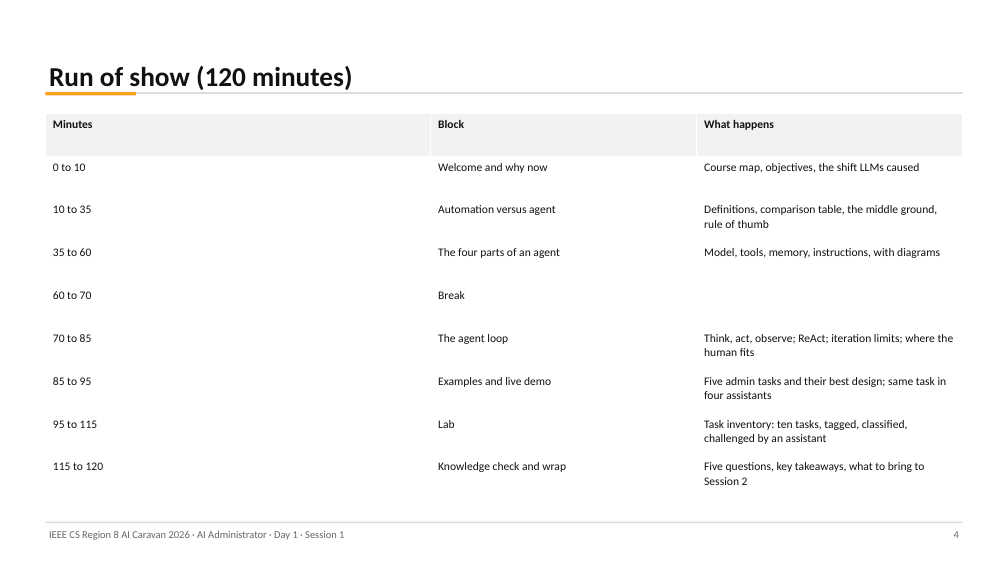
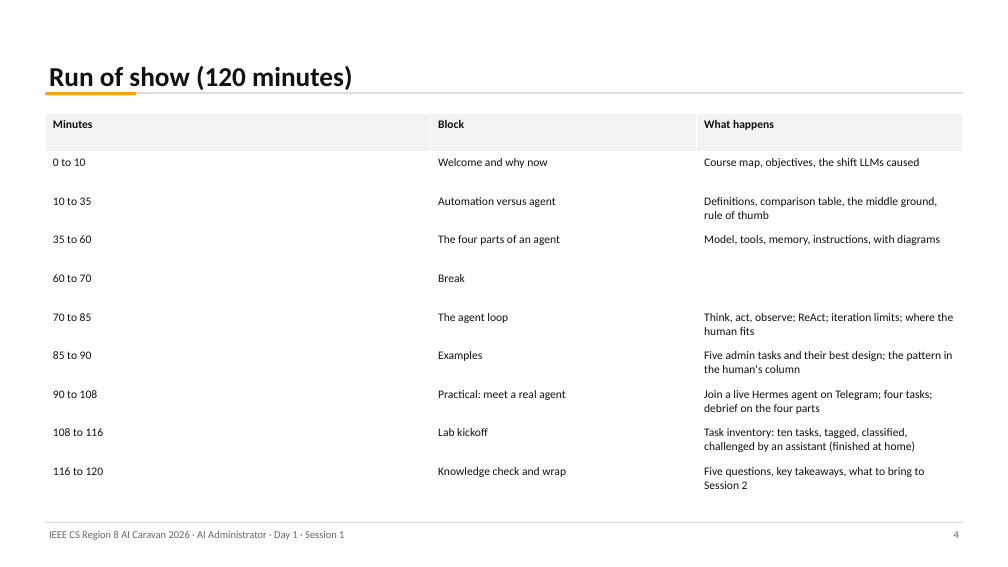
Before and after one commit to abedbanna/snippet-vault, a slide deck: slide 4 of instructor/ai-administrator/out/day1/Day1_S1_Foundations.pptx. Drawn at 1008x567 pixels with LibreOffice and Linux fonts; fonts in the diff are those of the drawing. Boxes give left, top, right and bottom in pixels: in the first picture for what was removed or moved away, otherwise in the second. Text is boxed around its words. In the diff, an @@ line names an element or a change of style, - is before the commit and + after.

```diff
--- a/instructor/ai-administrator/out/day1/Day1_S1_Foundations.pptx
+++ b/instructor/ai-administrator/out/day1/Day1_S1_Foundations.pptx
@@ table at bbox=[45, 113, 963, 499] @@
-row 7: 85 to 95 | Examples and live demo | Five admin tasks and their best design; same task in four assistants
-row 8: 95 to 115 | Lab | Task inventory: ten tasks, tagged, classified, challenged by an assistant
-row 9: 115 to 120 | Knowledge check and wrap | Five questions, key takeaways, what to bring to Session 2
+row 7: 85 to 90 | Examples | Five admin tasks and their best design; the pattern in the human's column
+row 8: 90 to 108 | Practical: meet a real agent | Join a live Hermes agent on Telegram; four tasks; debrief on the four parts
+row 9: 108 to 116 | Lab kickoff | Task inventory: ten tasks, tagged, classified, challenged by an assistant (finished at home)
+row 10: 116 to 120 | Knowledge check and wrap | Five questions, key takeaways, what to bring to Session 2
```
Also in this commit, not shown: 20 other slides changed, 6 slides added, 1 slide removed, 9 other files.
